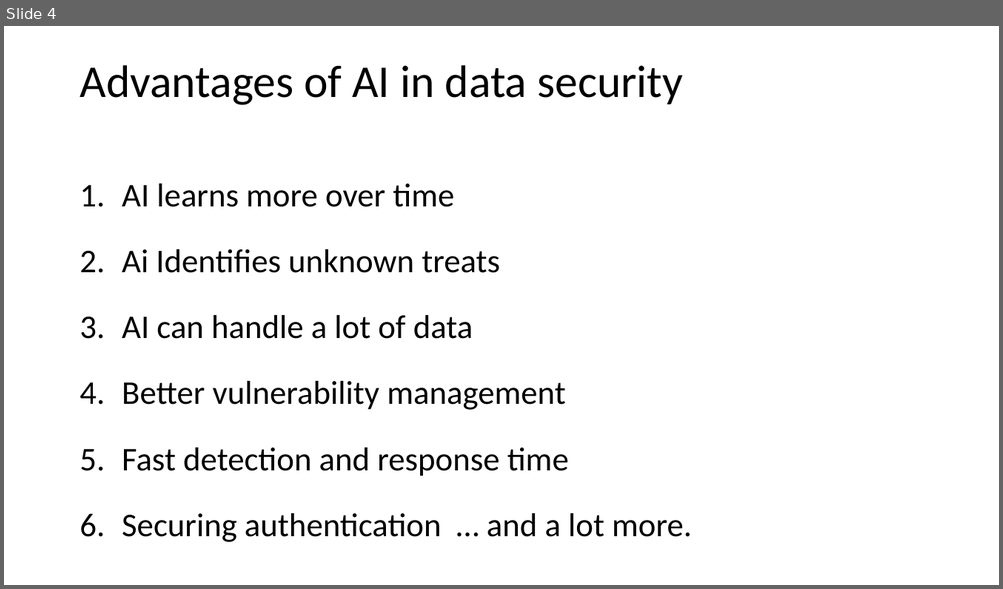
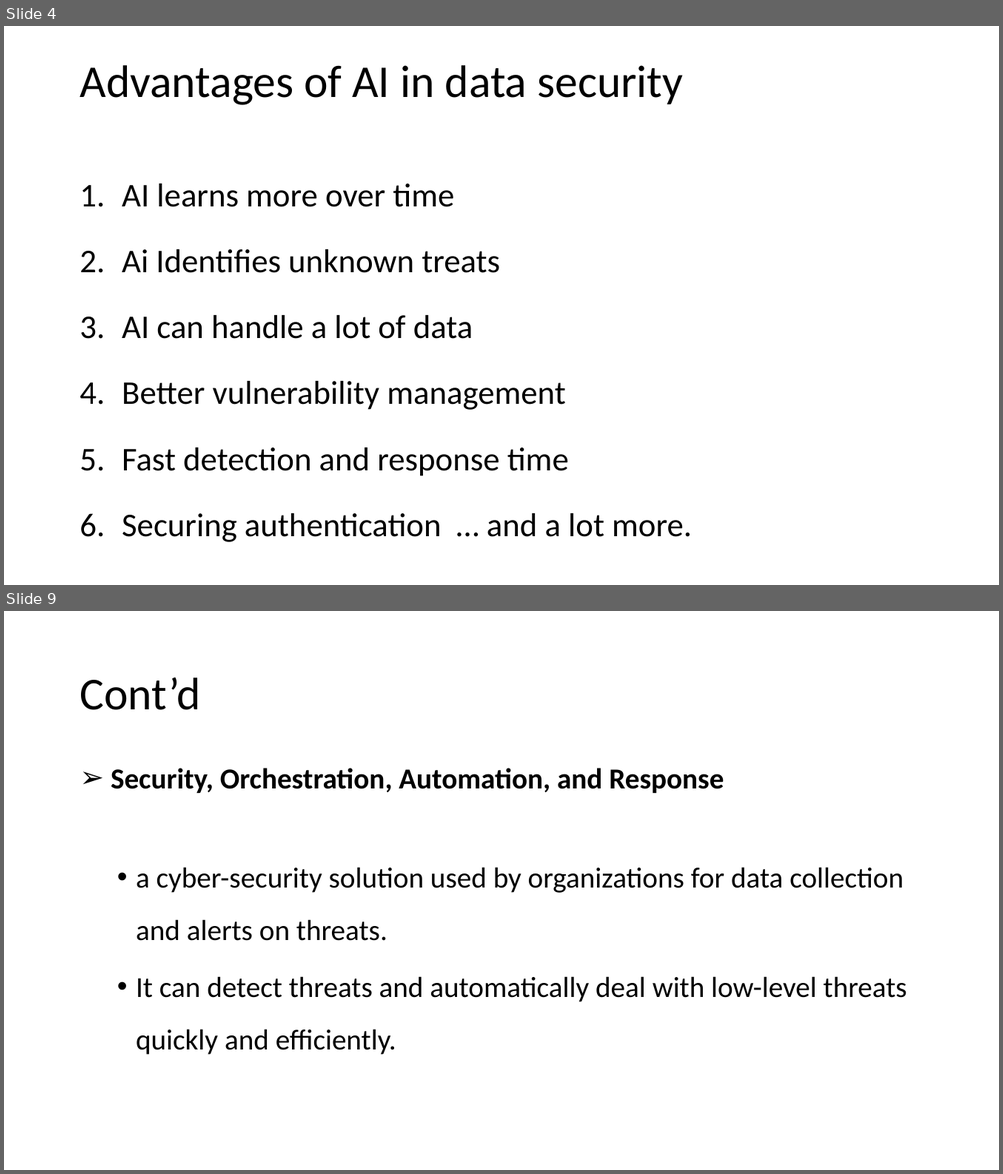
Before and after one commit to hshehabu/AI-in-data-security, a slide deck: Application of AI in Data Security.pptx. Shown one above the other, each under a label of ours: slide 4 before the commit, slides 4 and 9 after it; the slides between them are not shown. The pictures are 1003x589 and 1003x1174 pixels, drawn with LibreOffice and Linux fonts; fonts in the diff are those of the drawing. Boxes give left, top, right and bottom in pixels: in the first picture for what was removed or moved away, otherwise in the second. Text is boxed around its words. In the diff, an @@ line names an element or a change of style, - is before the commit and + after.

Commit message:
ai in data security

```diff
--- a/Application of AI in Data Security.pptx
+++ b/Application of AI in Data Security.pptx
@@ slide 9 added at bbox=[4, 611, 999, 1170], background #FFFFFF @@
@@ title added at bbox=[79, 678, 200, 710], 44 pt, text #000000 @@
+Cont’d
@@ text added at bbox=[111, 768, 907, 1055], 28 pt, text #000000 @@
+➢ Security, Orchestration, Automation, and Response
+  • a cyber-security solution used by organizations for data collection and alerts on threats.
+  • It can detect threats and automatically deal with low-level threats quickly and efficiently.
```
Also in this commit, not shown: 3 slides changed, 16 other slides added, 1 other file.
